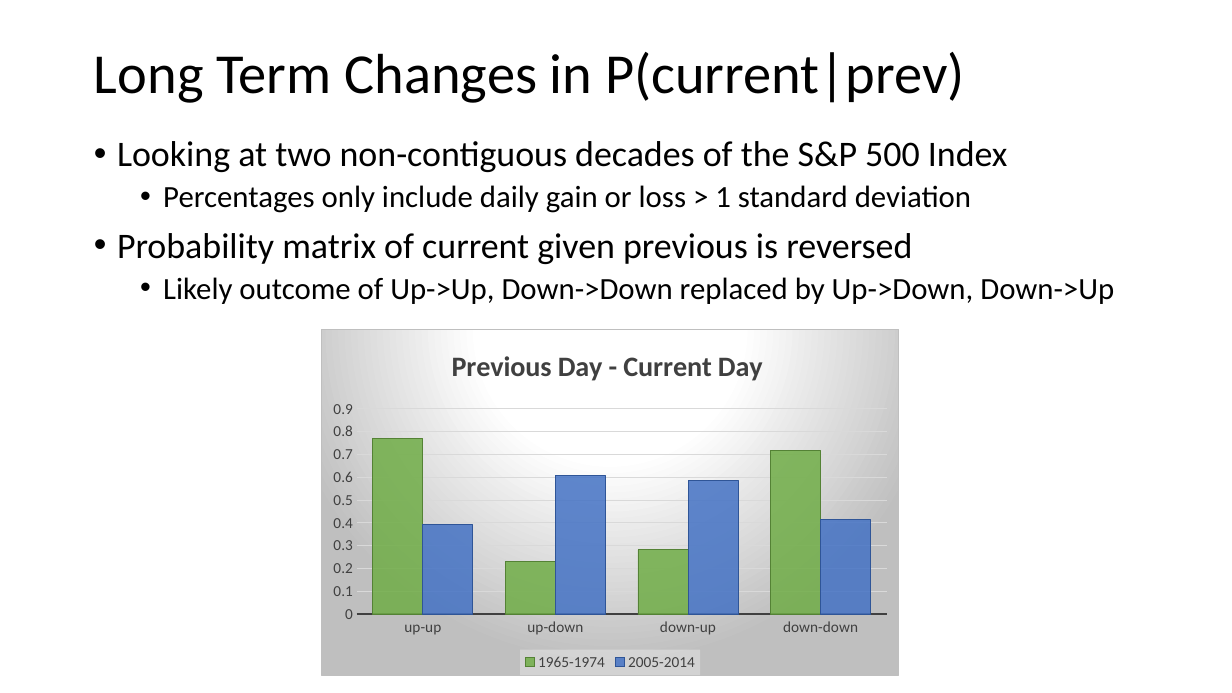
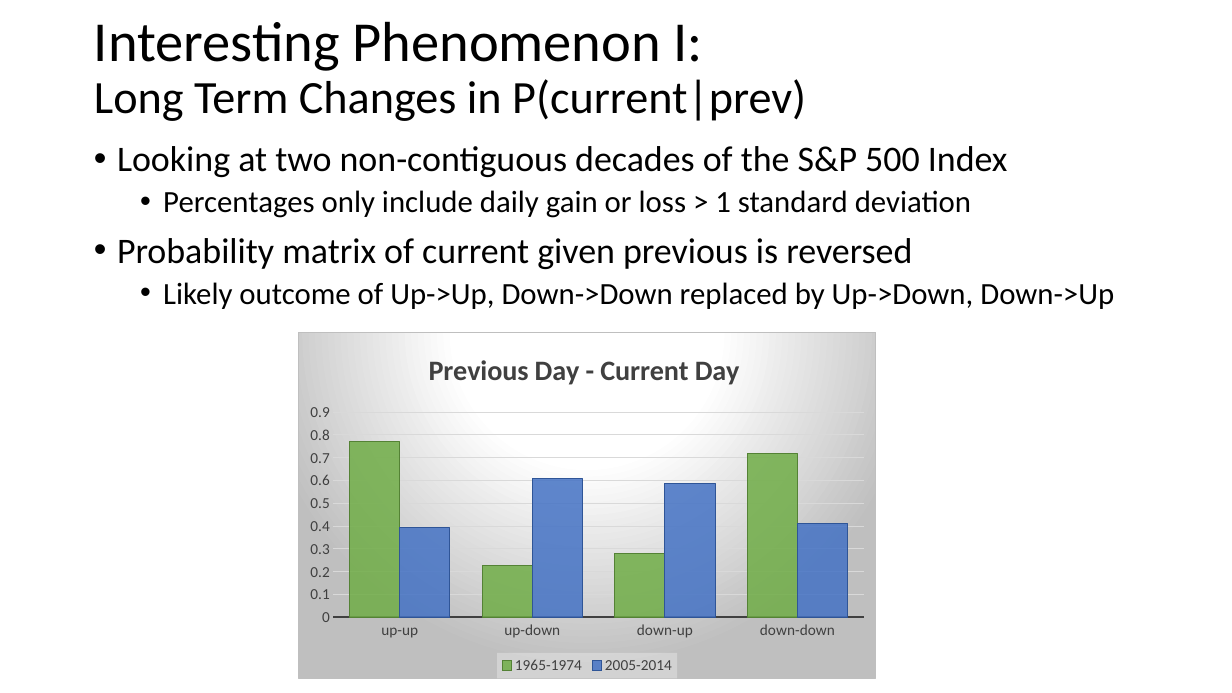
Before and after one commit to smccaula/LSSP_Hackathon, a slide deck: slide 5 of slides/hackathon.pptx. Drawn at 1232x693 pixels with LibreOffice and Linux fonts; fonts in the diff are those of the drawing. Boxes give left, top, right and bottom in pixels: in the first picture for what was removed or moved away, otherwise in the second. Text is boxed around its words. In the diff, an @@ line names an element or a change of style, - is before the commit and + after.

```diff
--- a/slides/hackathon.pptx
+++ b/slides/hackathon.pptx
@@ title at bbox=[94, 21, 806, 121]: text changed; size 44 to 36 pt @@
-Long Term Changes in P(current|prev)
+Interesting Phenomenon I:
+Long Term Changes in P(current|prev)
@@ text "Looking at two non-contiguous decades ...": place and size @@
-text "Looking at two non-contiguous decades ..." at bbox=[117, 141, 1114, 304]
+text "Looking at two non-contiguous decades ..." at bbox=[117, 146, 1114, 309]
@@ column chart: place and size @@
-column chart at bbox=[322, 329, 899, 676]
+column chart at bbox=[299, 333, 876, 679]
```
Also in this commit, not shown: 3 other slides changed, 1 slide added.
